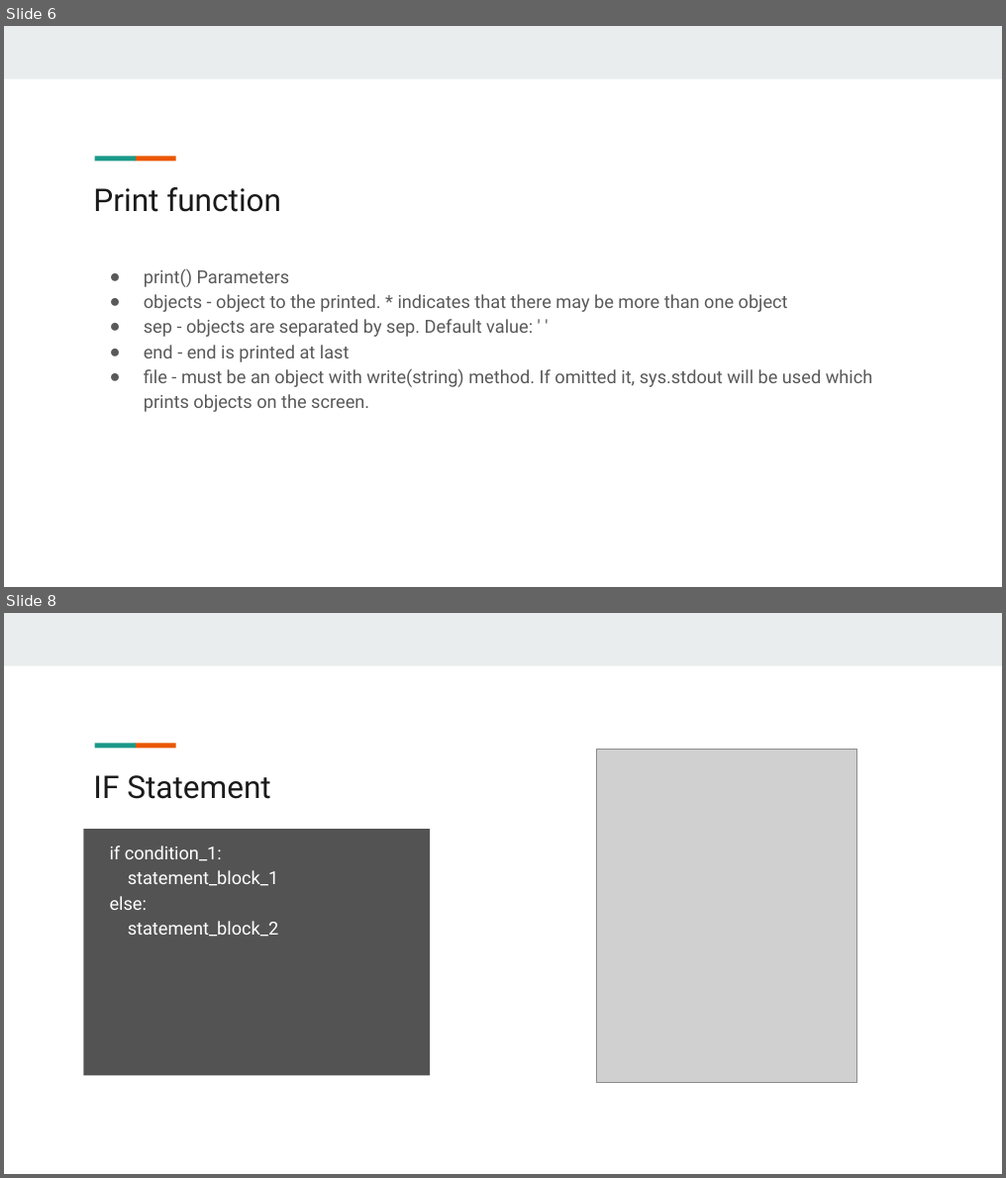
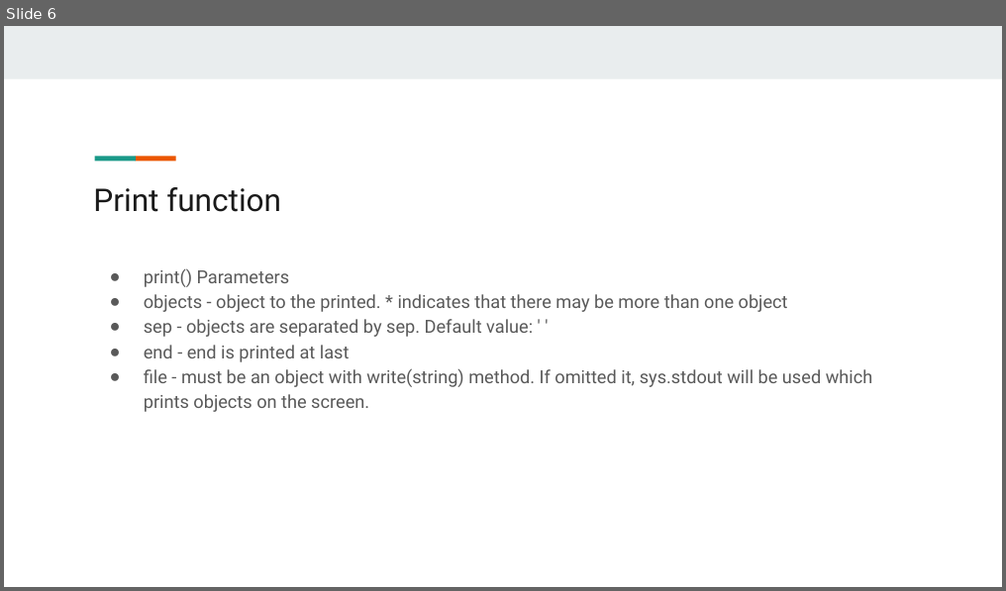
Before and after one commit to giridhersadineni/pythonsrec, a slide deck: 02.Operators & Conditional Statements/2. Python Operators.pptx. Shown one above the other, each under a label of ours: slides 6 and 8 before the commit, slide 6 after it; the slides between them are not shown. The pictures are 1006x1178 and 1006x591 pixels, drawn with LibreOffice and Linux fonts; fonts in the diff are those of the drawing; grey boxes stand for pictures. Boxes give left, top, right and bottom in pixels: in the first picture for what was removed or moved away, otherwise in the second. Text is boxed around its words. In the diff, an @@ line names an element or a change of style, - is before the commit and + after.

```diff
--- a/02.Operators & Conditional Statements/2. Python Operators.pptx
+++ b/02.Operators & Conditional Statements/2. Python Operators.pptx
@@ slide 8 removed at (x1=4, y1=613, x2=1002, y2=1174), background #FFFFFF; not listed: 3 template elements that a slide beside it also shows @@
@@ picture removed at (x1=597, y1=749, x2=857, y2=1082) @@
@@ title removed at (x1=93, y1=775, x2=270, y2=799) @@
-IF Statement
@@ text removed at (x1=84, y1=830, x2=430, y2=1076) @@
-if condition_1:
-statement_block_1
-else:
-statement_block_2
```
Also in this commit, not shown: 17 other slides removed, 30 other files.
